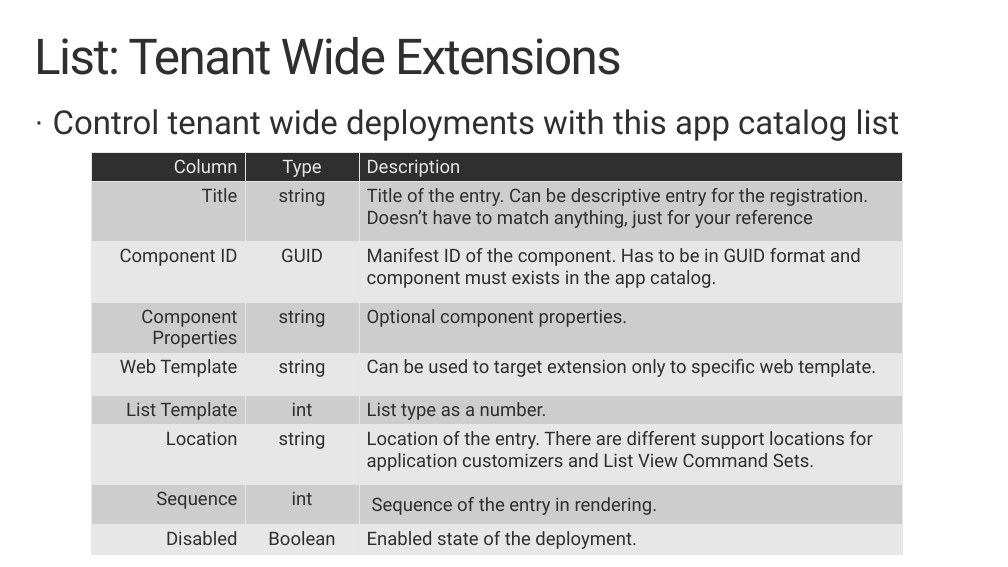
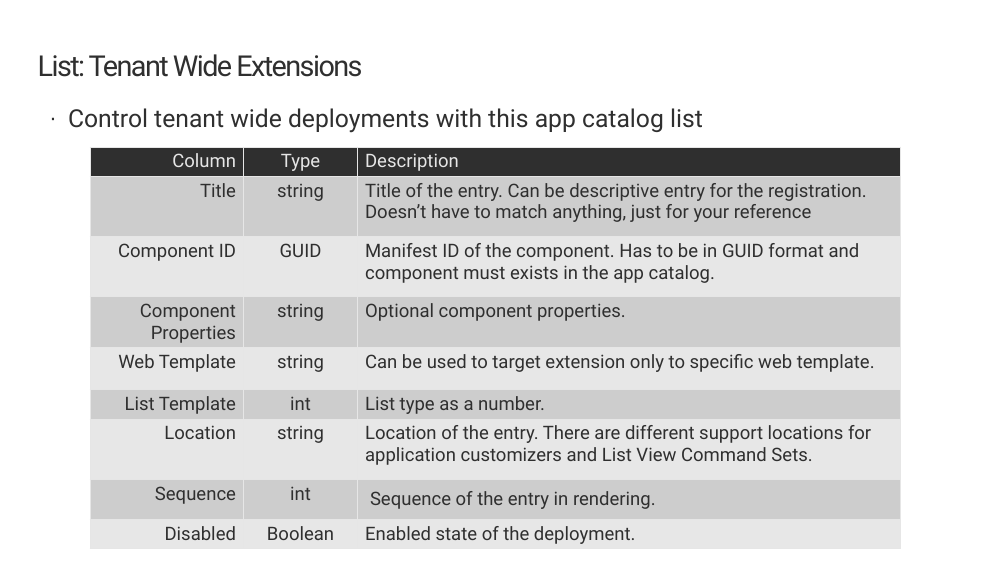
Before and after one commit to SharePoint/sp-dev-training-spfx-extensions, a slide deck: slide 9 of 03 commandset.pptx. Drawn at 1008x567 pixels with LibreOffice and Linux fonts; fonts in the diff are those of the drawing; background and template pictures are left out. Boxes give left, top, right and bottom in pixels: in the first picture for what was removed or moved away, otherwise in the second. Text is boxed around its words. In the diff, an @@ line names an element or a change of style, - is before the commit and + after.

```diff
--- a/03 commandset.pptx
+++ b/03 commandset.pptx
@@ title "List: Tenant Wide Extensions": place and size @@
-title "List: Tenant Wide Extensions" at (34, 37, 622, 75)
+title "List: Tenant Wide Extensions" at (38, 54, 362, 77)
@@ title "List: Tenant Wide Extensions" at (38, 54, 362, 77): size 48 to 28 pt @@
@@ text "Control tenant wide deployments with ...": place and size @@
-text "Control tenant wide deployments with ..." at (53, 109, 900, 141)
+text "Control tenant wide deployments with ..." at (68, 108, 703, 133)
@@ text "Control tenant wide deployments with ..." at (68, 108, 703, 133): size 32 to 24 pt; less space between paragraphs @@
@@ table: place and size @@
-table at (92, 153, 903, 557)
+table at (90, 147, 901, 551)
```
Also in this commit, not shown: 7 other slides changed, 2 other files.
